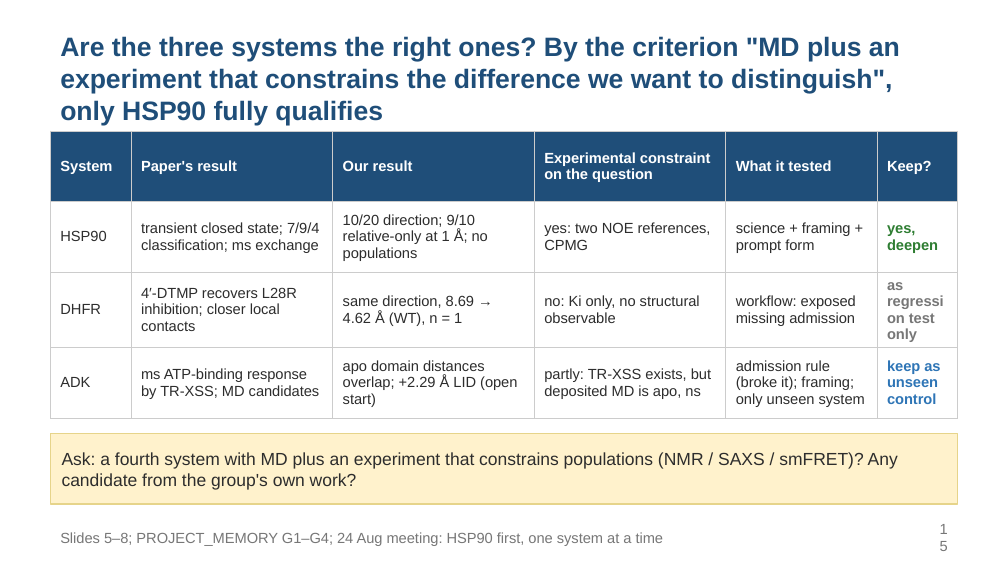
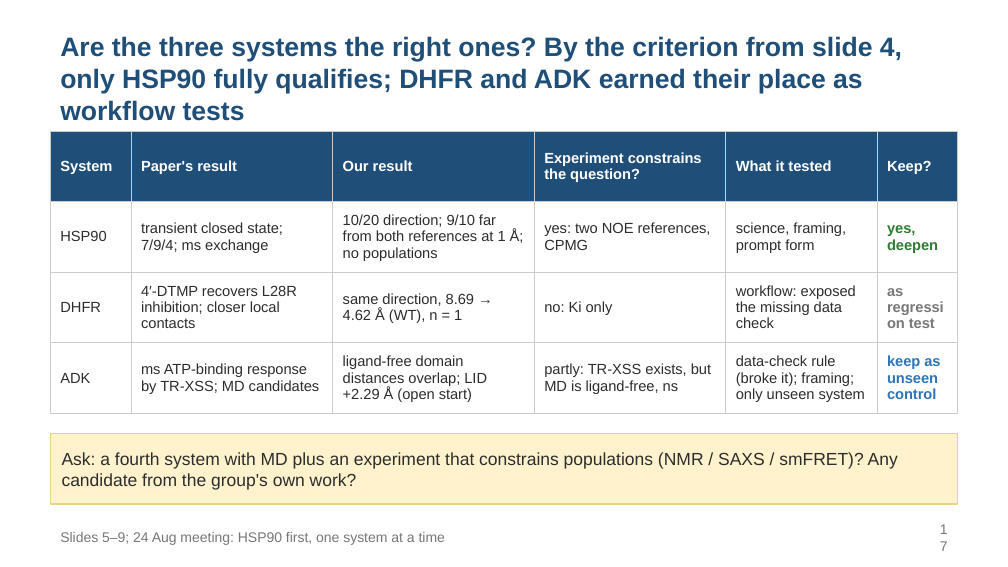
Before and after one commit to alex051107/dynamics-atlas-harness, a slide deck: slide 17 of review/rules-agent-study-20260909/development-results/SOOJUNG_DISCUSSION_20260910_EN.pptx (slide 15 before the commit). Drawn at 1008x567 pixels with LibreOffice and Linux fonts; fonts in the diff are those of the drawing. Boxes give left, top, right and bottom in pixels: in the first picture for what was removed or moved away, otherwise in the second. Text is boxed around its words. In the diff, an @@ line names an element or a change of style, - is before the commit and + after.

```diff
--- a/review/rules-agent-study-20260909/development-results/SOOJUNG_DISCUSSION_20260910_EN.pptx
+++ b/review/rules-agent-study-20260909/development-results/SOOJUNG_DISCUSSION_20260910_EN.pptx
@@ text at box(60, 36, 902, 121): text changed @@
-Are the three systems the right ones? By the criterion "MD plus an experiment that constrains the difference we want to distinguish", only HSP90 fully qualifies
+Are the three systems the right ones? By the criterion from slide 4, only HSP90 fully qualifies; DHFR and ADK earned their place as workflow tests
@@ table at box(50, 131, 958, 406) @@
-row 1, column 4: Experimental constraint on the question
+row 1, column 4: Experiment constrains the question?
-row 2: HSP90 | transient closed state; 7/9/4 classification; ms exchange | 10/20 direction; 9/10 relative-only at 1 Å; no populations | yes: two NOE references, CPMG | science + framing + prompt form | yes, deepen
+row 2: HSP90 | transient closed state; 7/9/4; ms exchange | 10/20 direction; 9/10 far from both references at 1 Å; no populations | yes: two NOE references, CPMG | science, framing, prompt form | yes, deepen
-row 3: DHFR | 4′-DTMP recovers L28R inhibition; closer local contacts | same direction, 8.69 → 4.62 Å (WT), n = 1 | no: Ki only, no structural observable | workflow: exposed missing admission | as regression test only
+row 3: DHFR | 4′-DTMP recovers L28R inhibition; closer local contacts | same direction, 8.69 → 4.62 Å (WT), n = 1 | no: Ki only | workflow: exposed the missing data check | as regression test
-row 4: ADK | ms ATP-binding response by TR-XSS; MD candidates | apo domain distances overlap; +2.29 Å LID (open start) | partly: TR-XSS exists, but deposited MD is apo, ns | admission rule (broke it); framing; only unseen system | keep as unseen control
+row 4: ADK | ms ATP-binding response by TR-XSS; MD candidates | ligand-free domain distances overlap; LID +2.29 Å (open start) | partly: TR-XSS exists, but MD is ligand-free, ns | data-check rule (broke it); framing; only unseen system | keep as unseen control
@@ text at box(60, 532, 445, 545): text changed; size 10.5 to 10 pt @@
-Slides 5–8; PROJECT_MEMORY G1–G4; 24 Aug meeting: HSP90 first, one system at a time
+Slides 5–9; 24 Aug meeting: HSP90 first, one system at a time
@@ text at box(927, 522, 958, 552): text changed; size 10.5 to 10 pt @@
-15
+17
```
Also in this commit, not shown: 22 other slides changed, 3 slides added, 11 other files.
